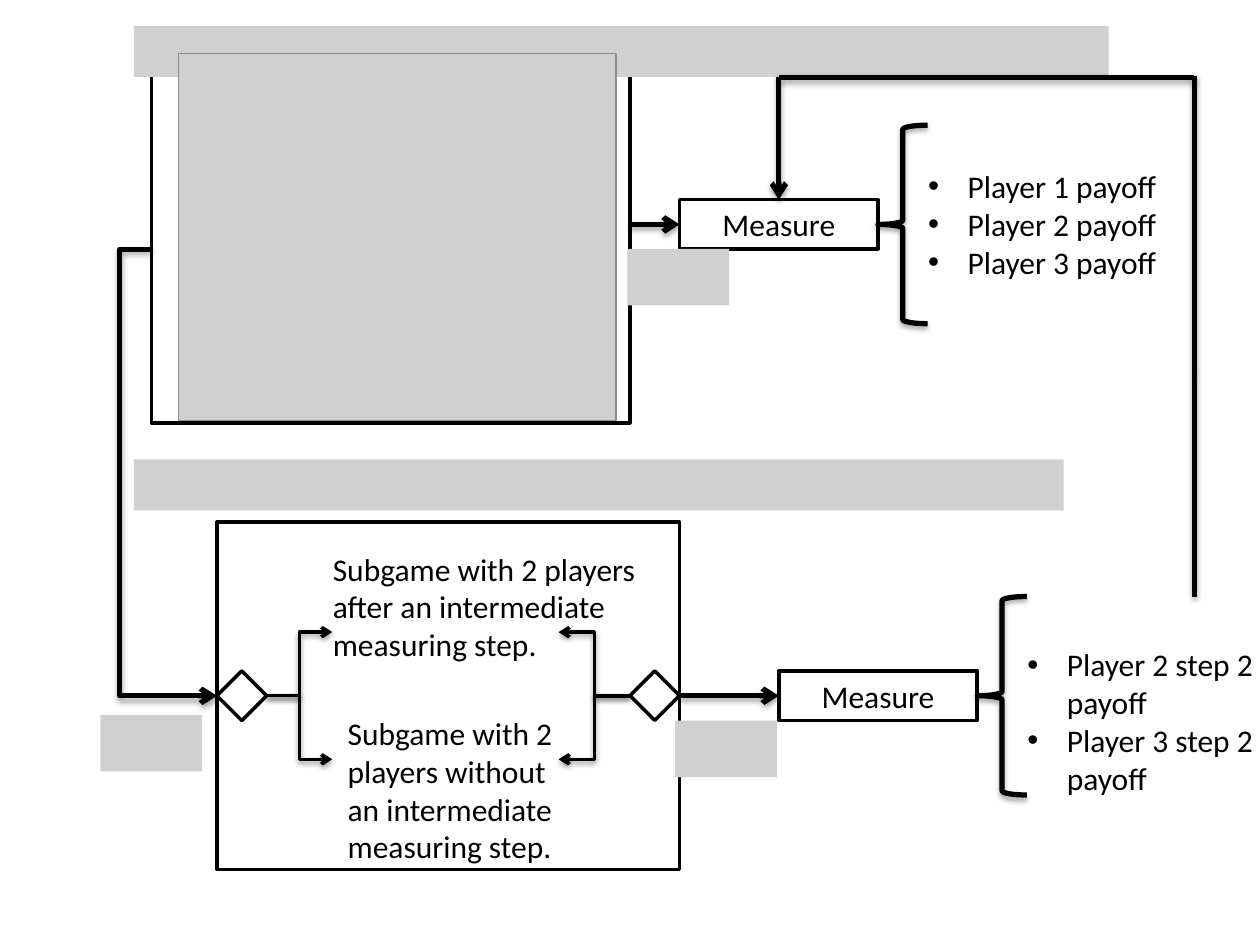
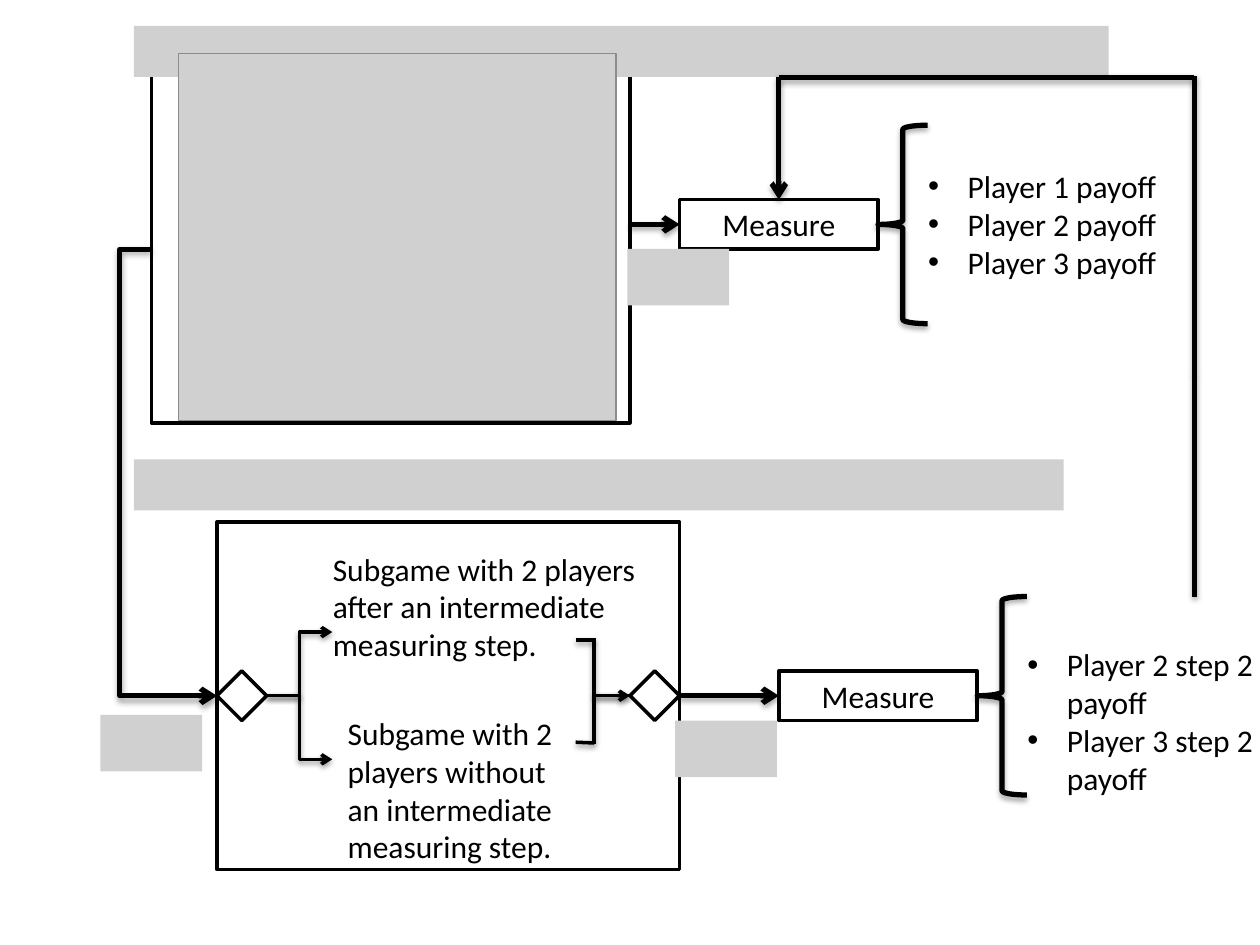
Before and after one commit to Delanir/QuantumPirates, a slide deck: slide 5 of esquema.pptx. Drawn at 1260x945 pixels with LibreOffice and Linux fonts; fonts in the diff are those of the drawing; grey boxes stand for pictures. Boxes give left, top, right and bottom in pixels: in the first picture for what was removed or moved away, otherwise in the second. Text is boxed around its words. In the diff, an @@ line names an element or a change of style, - is before the commit and + after.

```diff
--- a/esquema.pptx
+++ b/esquema.pptx
@@ elbow arrow removed from (630, 696) to (558, 633) @@
@@ line added from (576, 640) to (595, 640), #000000 2 pt @@
@@ line added from (595, 696) to (595, 638), #000000 2 pt @@
@@ elbow arrow removed from (630, 696) to (558, 760) @@
@@ line added from (593, 696) to (593, 743), #000000 2 pt @@
@@ line added from (630, 696) to (595, 696), #000000 2 pt @@
@@ arrow added from (595, 696) to (630, 696), #000000 2 pt @@
@@ line added from (595, 743) to (576, 742), #000000 2 pt @@
```
Also in this commit, not shown: 16 other files.
